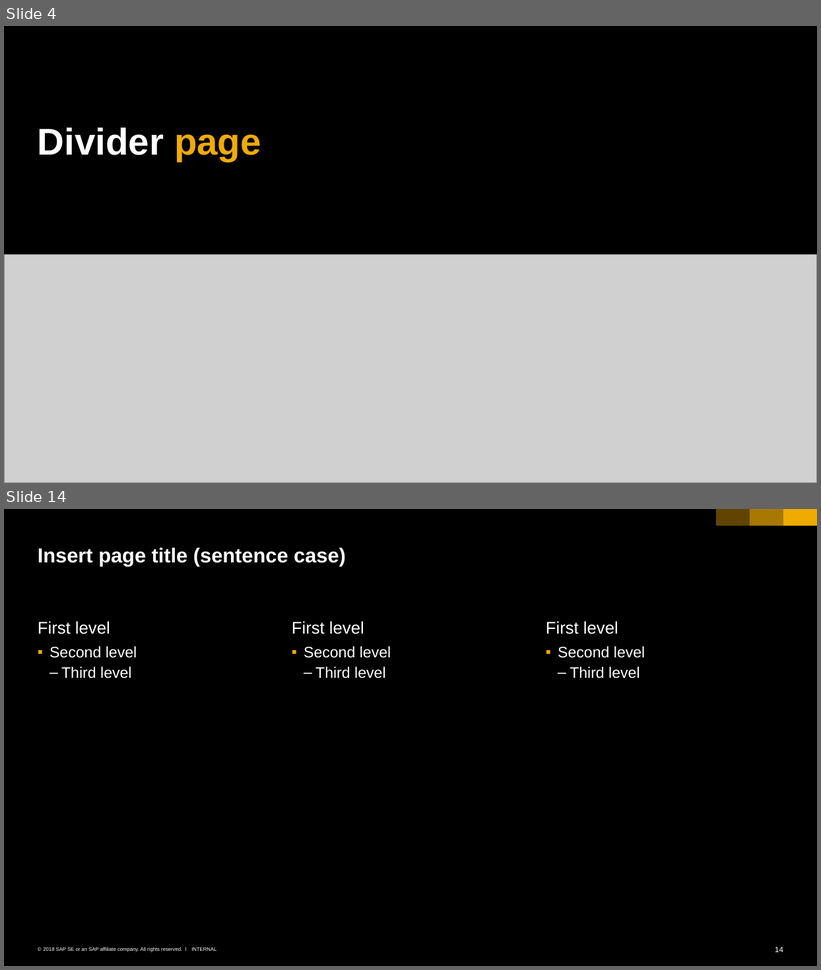
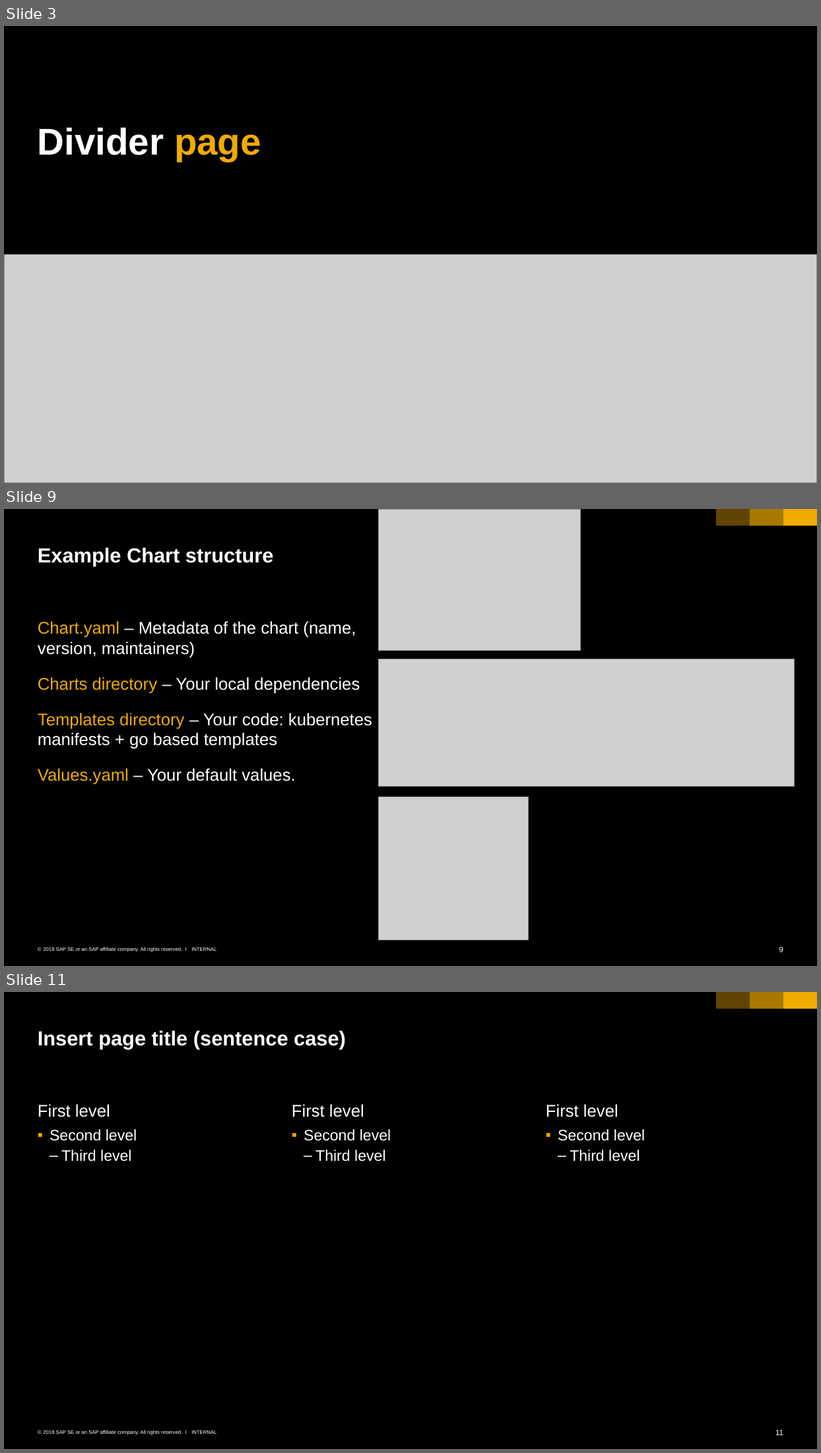
Before and after one commit to HackYourCareer/201805_HYC-devops-community_chapter2, a slide deck: presentation/dc_c2.pptx. Shown one above the other, each under a label of ours: slides 4 and 14 before the commit, slides 3, 9 and 11 after it; the slides between them are not shown. The pictures are 821x970 and 821x1453 pixels, drawn with LibreOffice and Linux fonts; fonts in the diff are those of the drawing; grey boxes stand for pictures. Boxes give left, top, right and bottom in pixels: in the first picture for what was removed or moved away, otherwise in the second. Text is boxed around its words. In the diff, an @@ line names an element or a change of style, - is before the commit and + after.

Commit message:
Create charts for deployments, adding helm presentation parts

```diff
--- a/presentation/dc_c2.pptx
+++ b/presentation/dc_c2.pptx
@@ slide 9 added at <box>4,509,817,966</box>, background #000000; not listed: 6 template elements that a slide beside it also shows @@
@@ picture added at <box>378,509,581,650</box> @@
@@ title added at <box>38,547,273,566</box>, 24 pt, text #FFFFFF, bold @@
+Example Chart structure
@@ text added at <box>38,621,372,785</box>, 20 pt, text #FFFFFF @@
+Chart.yaml – Metadata of the chart (name, version, maintainers)
+Charts directory – Your local dependencies
+Templates directory – Your code: kubernetes manifests + go based templates
+Values.yaml – Your default values.
@@ picture added at <box>378,659,794,786</box> @@
@@ picture added at <box>378,797,528,941</box> @@
@@ what was slide 4 is now slide 3 @@
@@ what was slide 14 is now slide 11 @@
@@ page number at <box>776,1430,783,1436</box>: text changed @@
-14
+11
```
Also in this commit, not shown: 1 slide changed, 5 other slides added, 9 slides removed, 17 other files.
